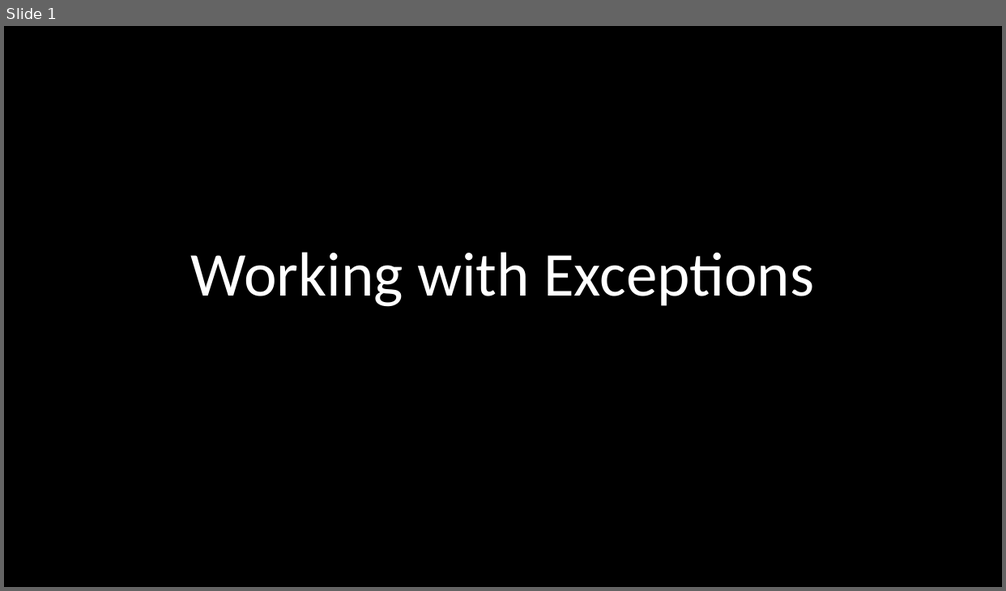
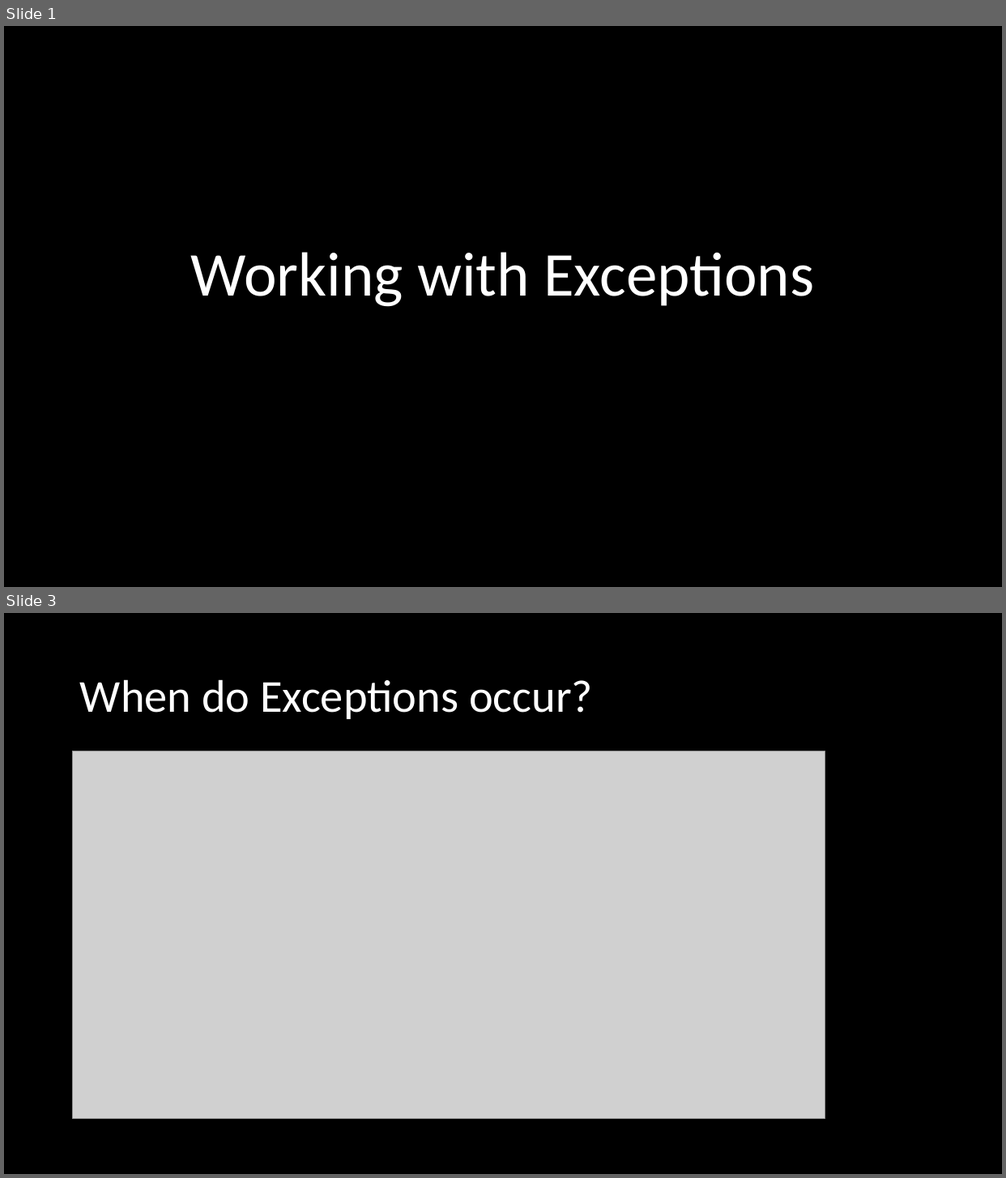
Before and after one commit to RobertKoehlmoos/intro-errors-exceptions, a slide deck: Exceptions_in_python.pptx. Shown one above the other, each under a label of ours: slide 1 before the commit, slides 1 and 3 after it; the slides between them are not shown. The pictures are 1006x591 and 1006x1178 pixels, drawn with LibreOffice and Linux fonts; fonts in the diff are those of the drawing; grey boxes stand for pictures. Boxes give left, top, right and bottom in pixels: in the first picture for what was removed or moved away, otherwise in the second. Text is boxed around its words. In the diff, an @@ line names an element or a change of style, - is before the commit and + after.

```diff
--- a/Exceptions_in_python.pptx
+++ b/Exceptions_in_python.pptx
@@ slide 3 added at [4,613,1002,1174], background #000000 @@
@@ title added at [80,679,593,719], 44 pt, text #FFFFFF @@
+When do Exceptions occur?
@@ picture added at [73,752,825,1119] @@
```
Also in this commit, not shown: 7 other slides added, 3 other files.
